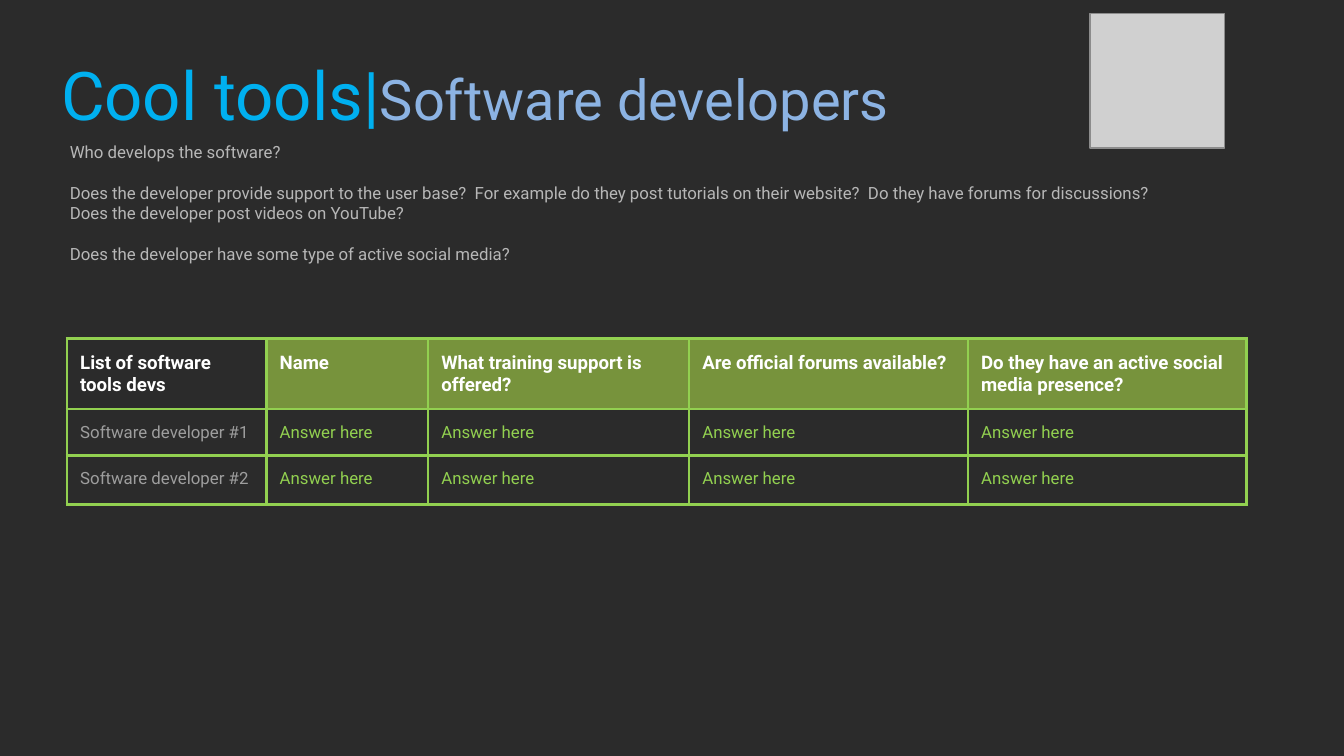
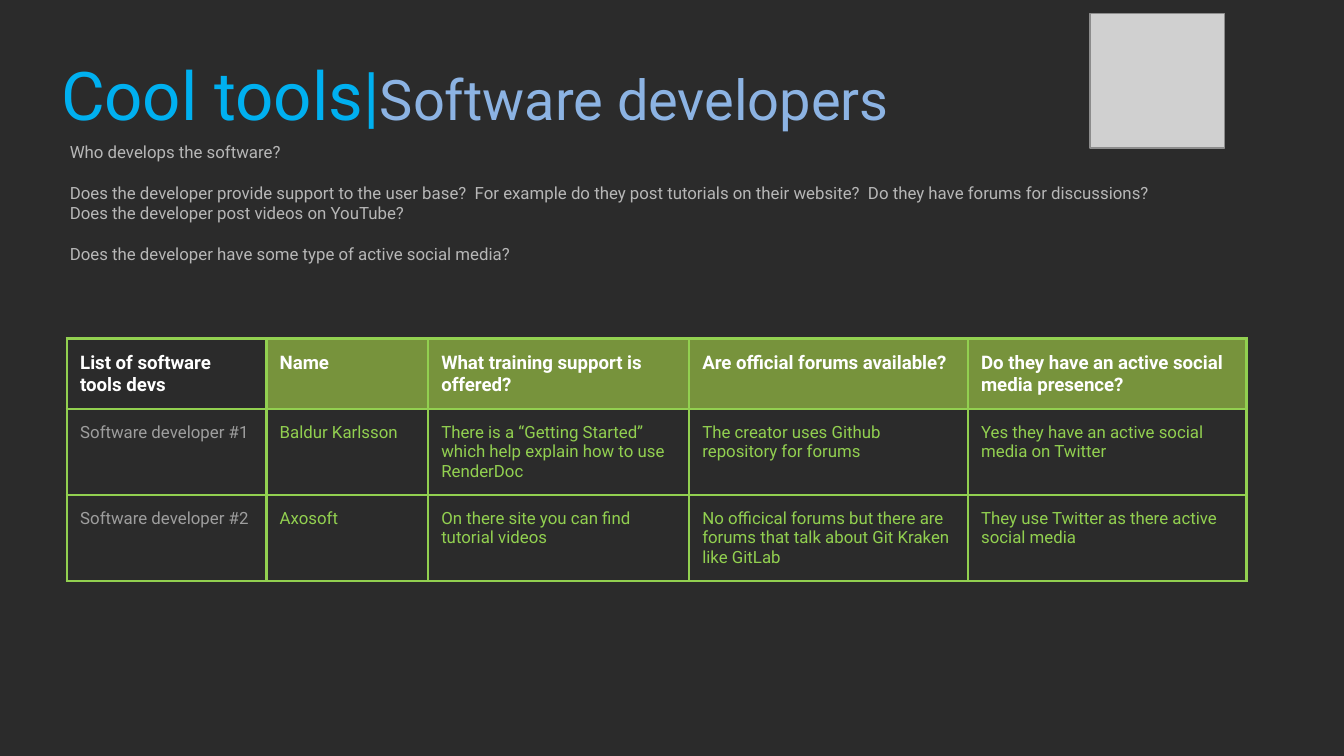
Before and after one commit to Ryszarder/ProfessionalStudies, a slide deck: slide 15 of 2021_Professional_Studies_1_BlakePeck.pptx. Drawn at 1344x756 pixels with LibreOffice and Linux fonts; fonts in the diff are those of the drawing; grey boxes stand for pictures; background and template pictures are left out; a plain dark background stands for a picture behind light text. Boxes give left, top, right and bottom in pixels: in the first picture for what was removed or moved away, otherwise in the second. Text is boxed around its words. In the diff, an @@ line names an element or a change of style, - is before the commit and + after.

Commit message:
Pages 8 - 17

```diff
--- a/2021_Professional_Studies_1_BlakePeck.pptx
+++ b/2021_Professional_Studies_1_BlakePeck.pptx
@@ table at [67, 339, 1245, 585] @@
-row 2: Software developer #1 | Answer here | Answer here | Answer here | Answer here
+row 2: Software developer #1 | Baldur Karlsson | There is a “Getting Started” which help explain how to use RenderDoc | The creator uses Github repository for forums | Yes they have an active social media on Twitter
-row 3: Software developer #2 | Answer here | Answer here | Answer here | Answer here
+row 3: Software developer #2 | Axosoft | On there site you can find tutorial videos | No officical forums but there are forums that talk about Git Kraken like GitLab | They use Twitter as there active social media
```
Also in this commit, not shown: 9 other slides changed.
